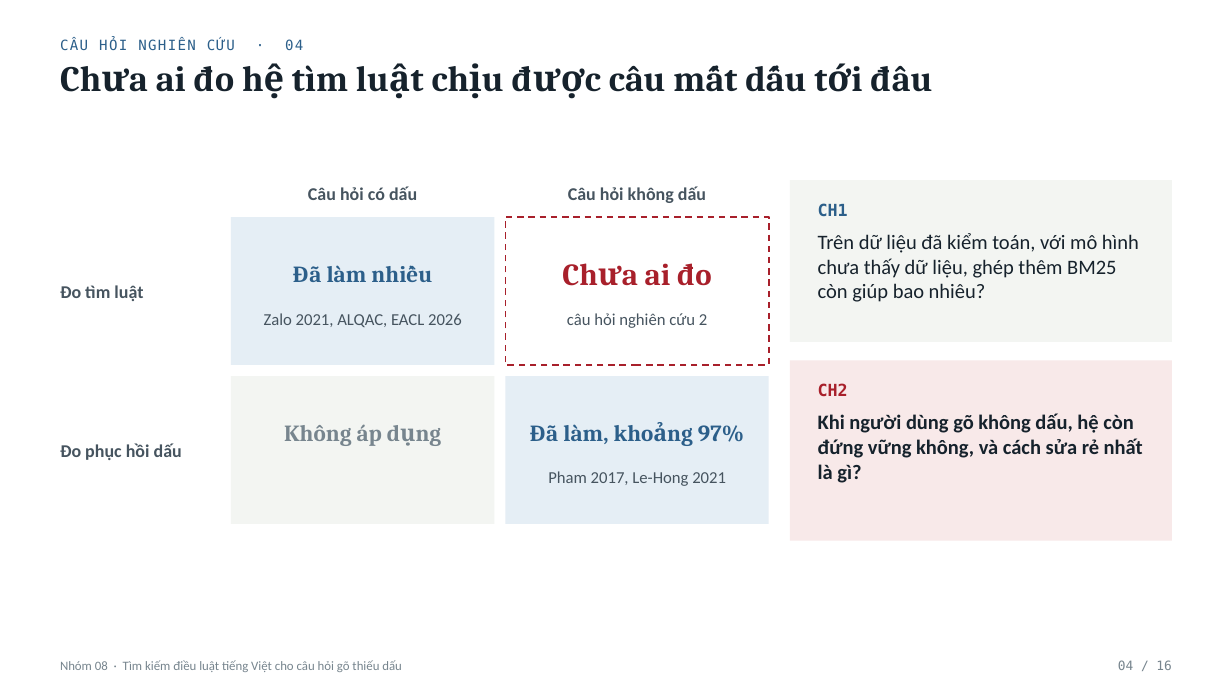
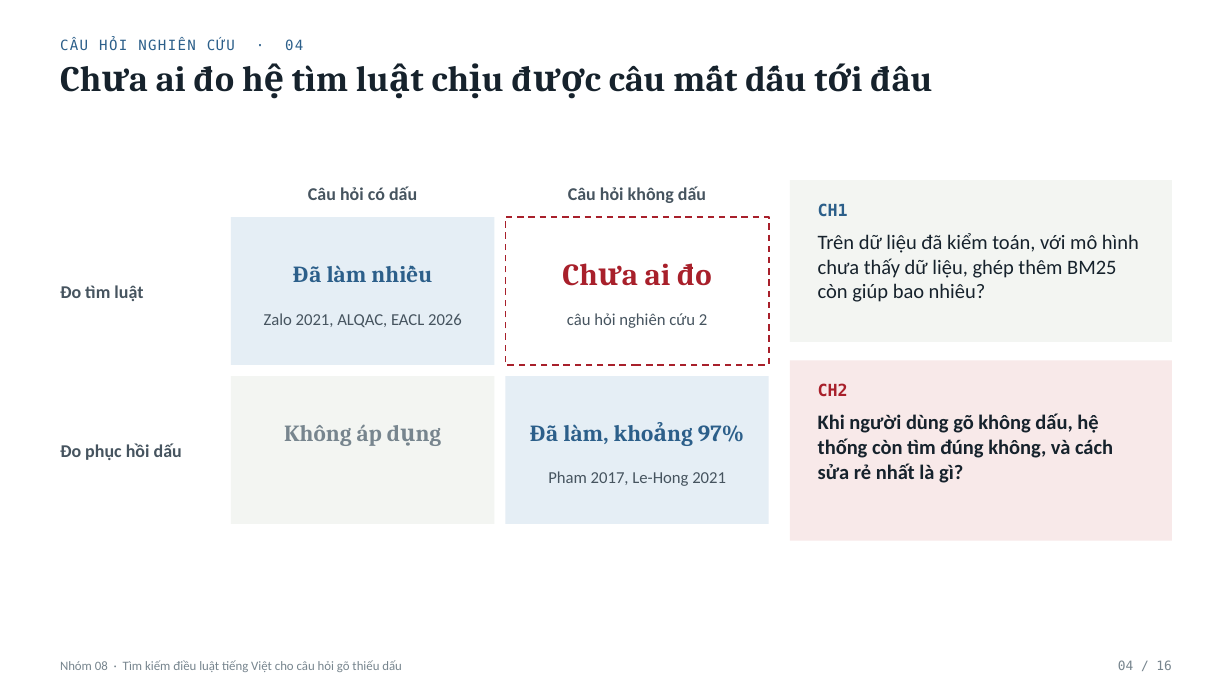
Before and after one commit to Messiac24/vietnamese-legal-retrieval-khong-dau, a slide deck: slide 4 of docs/slides/Nhom08_XLNNTN_BaoCao.pptx. Drawn at 1232x693 pixels with LibreOffice and Linux fonts; fonts in the diff are those of the drawing. Boxes give left, top, right and bottom in pixels: in the first picture for what was removed or moved away, otherwise in the second. Text is boxed around its words. In the diff, an @@ line names an element or a change of style, - is before the commit and + after.

```diff
--- a/docs/slides/Nhom08_XLNNTN_BaoCao.pptx
+++ b/docs/slides/Nhom08_XLNNTN_BaoCao.pptx
@@ text at bbox=[818, 413, 1113, 483]: text changed @@
-Khi người dùng gõ không dấu, hệ còn đứng vững không, và cách sửa rẻ nhất là gì?
+Khi người dùng gõ không dấu, hệ thống còn tìm đúng không, và cách sửa rẻ nhất là gì?
```
Also in this commit, not shown: 10 other slides changed.
